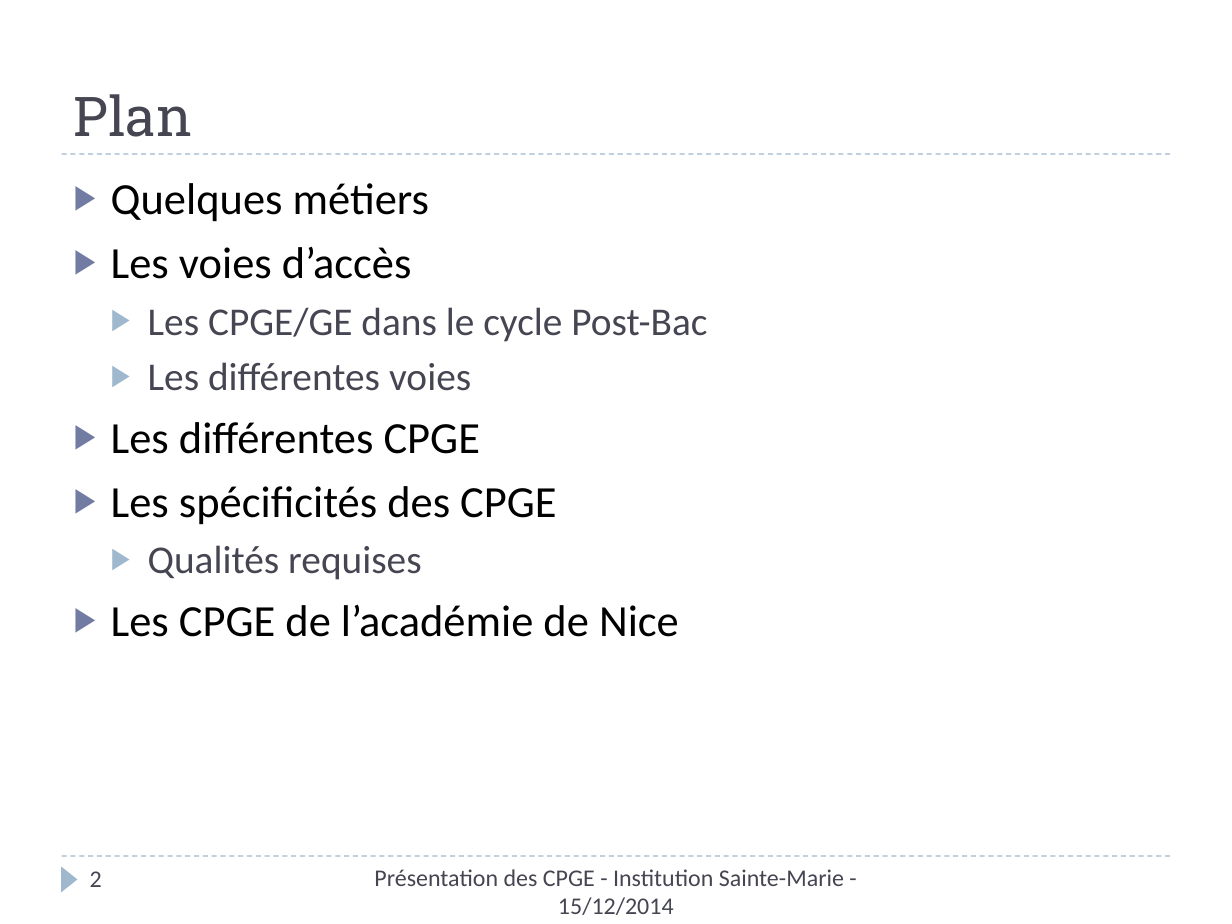
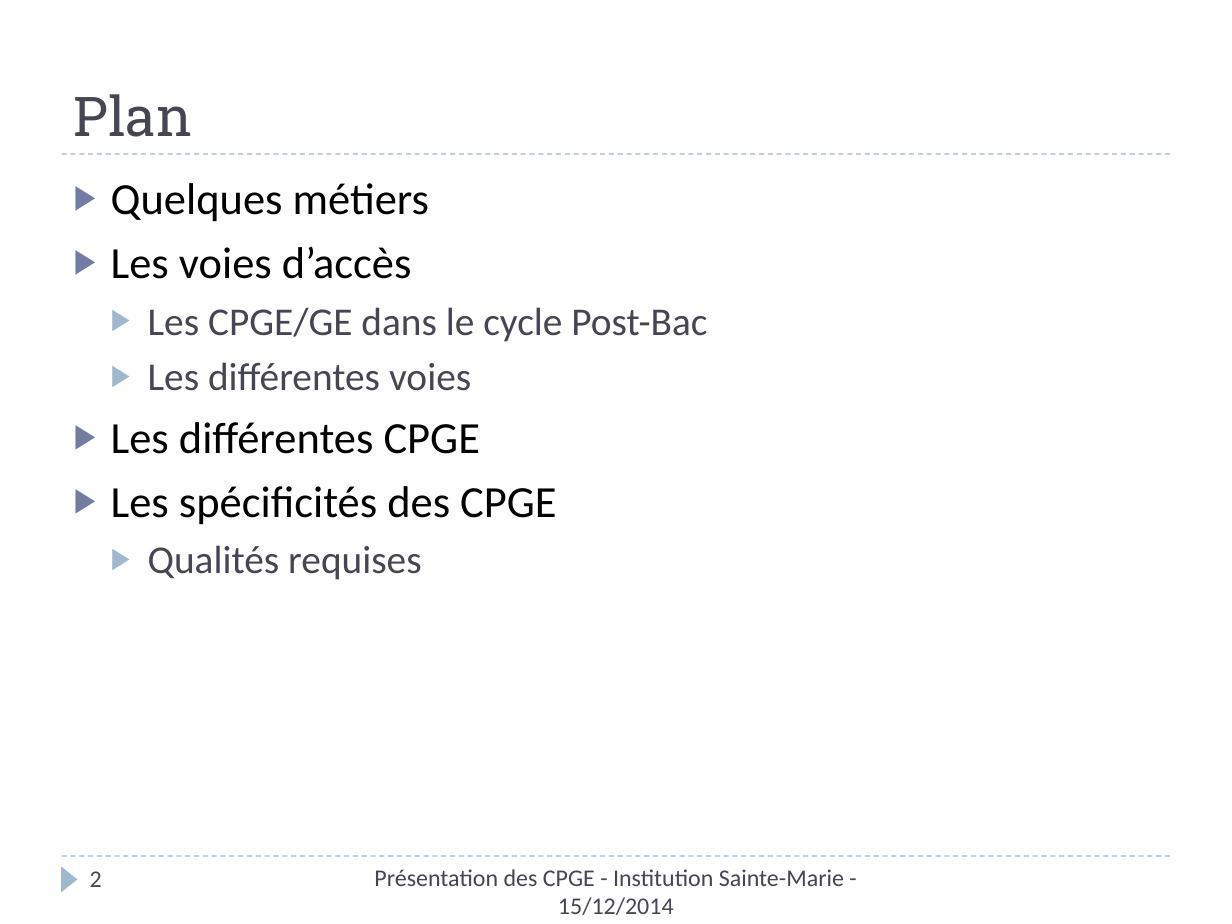
Before and after one commit to xpessoles/Orientation, a slide deck: slide 2 of Rouviere/PresentationCPGE_ISM.pptx. Drawn at 1232x924 pixels with LibreOffice and Linux fonts; fonts in the diff are those of the drawing. Boxes give left, top, right and bottom in pixels: in the first picture for what was removed or moved away, otherwise in the second. Text is boxed around its words. In the diff, an @@ line names an element or a change of style, - is before the commit and + after.

```diff
--- a/Rouviere/PresentationCPGE_ISM.pptx
+++ b/Rouviere/PresentationCPGE_ISM.pptx
@@ text at box(111, 604, 679, 637): paragraph removed @@
-▶ Les CPGE de l’académie de Nice
```
Also in this commit, not shown: 3 other slides changed, 4 slides removed.
